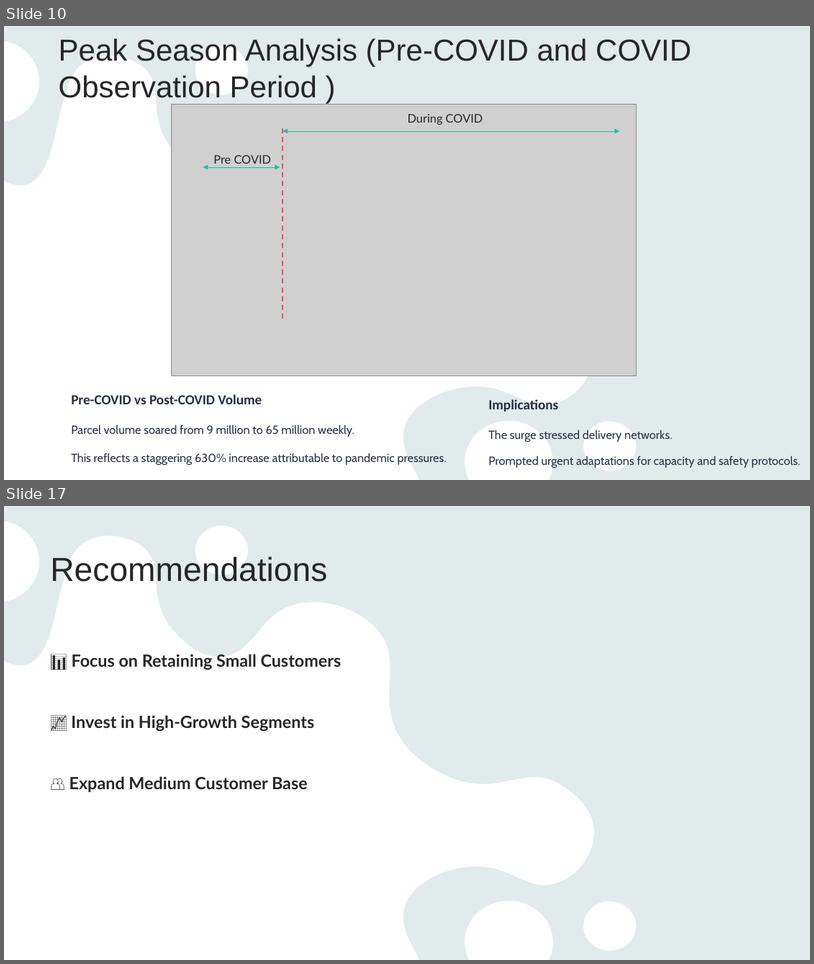
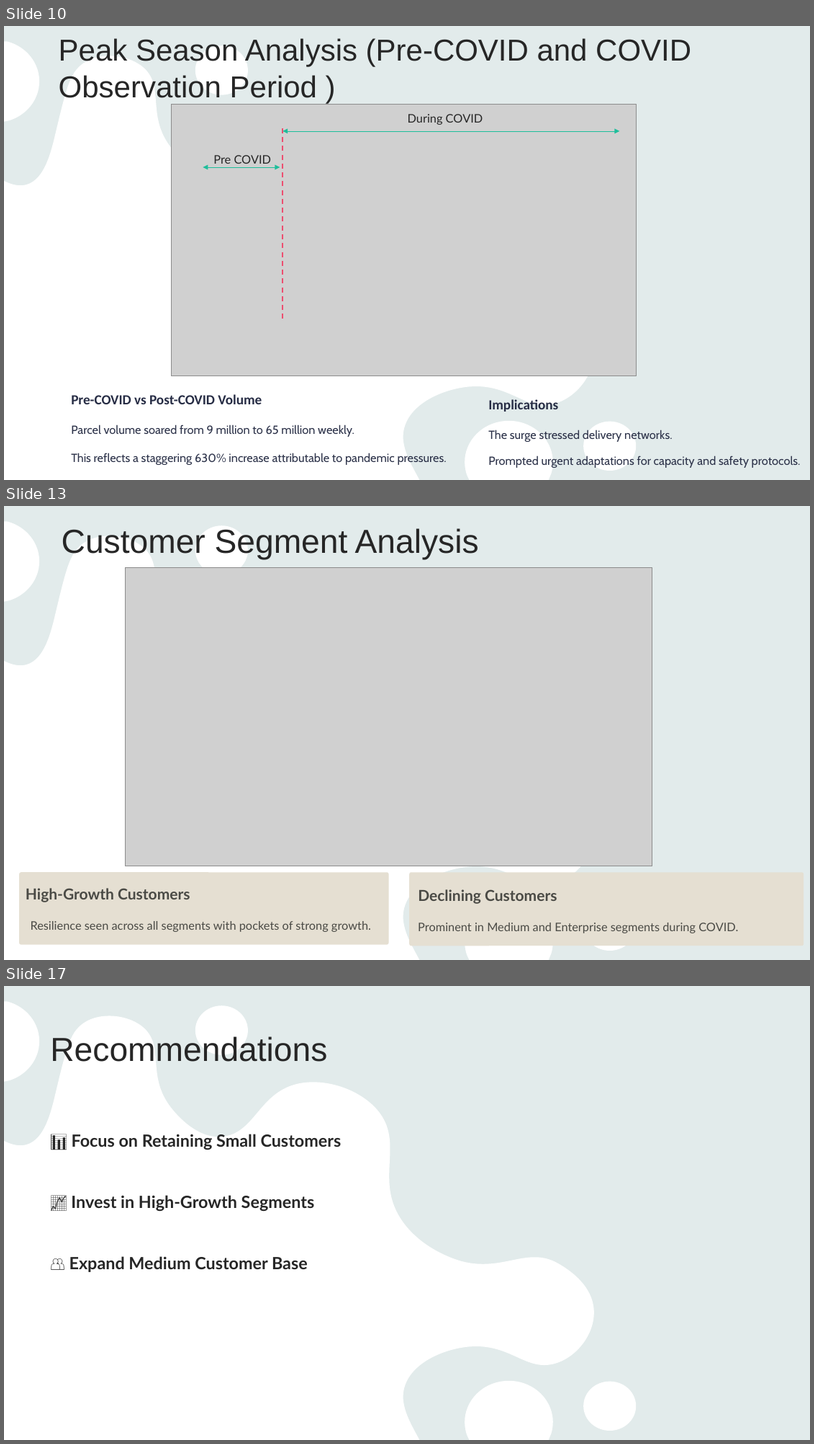
Before and after one commit to anhquanbui/finalprojectg7, a slide deck: Project.pptx. Shown one above the other, each under a label of ours: slides 10 and 17 before the commit, slides 10, 13 and 17 after it; the slides between them are not shown. The pictures are 814x964 and 814x1444 pixels, drawn with LibreOffice and Linux fonts; fonts in the diff are those of the drawing; grey boxes stand for pictures. Boxes give left, top, right and bottom in pixels: in the first picture for what was removed or moved away, otherwise in the second. Text is boxed around its words. In the diff, an @@ line names an element or a change of style, - is before the commit and + after.

```diff
--- a/Project.pptx
+++ b/Project.pptx
@@ slide 13 added at [4,506,810,960], background #E9F3F3; not listed: 2 template elements that a slide beside it also shows @@
@@ title added at [62,528,479,559], 39.6 pt, text #262626 @@
+Customer Segment Analysis
@@ picture added at [125,567,653,865] @@
@@ rounded rectangle added at [19,872,388,944], fill #E5DFD2 @@
@@ rounded rectangle added at [409,872,804,945], fill #E5DFD2 @@
@@ text added at [26,888,190,902], 18 pt, text #4A4A45, bold @@
+High-Growth Customers
@@ text added at [418,889,557,903], 18 pt, text #4A4A45, bold @@
+Declining Customers
@@ text added at [31,921,371,932], 14 pt, text #4A4A45 @@
+Resilience seen across all segments with pockets of strong growth.
@@ text added at [418,922,738,933], 14 pt, text #4A4A45 @@
+Prominent in Medium and Enterprise segments during COVID.
```
Also in this commit, not shown: 4 slides changed, 5 other slides added, 6 slides removed.
